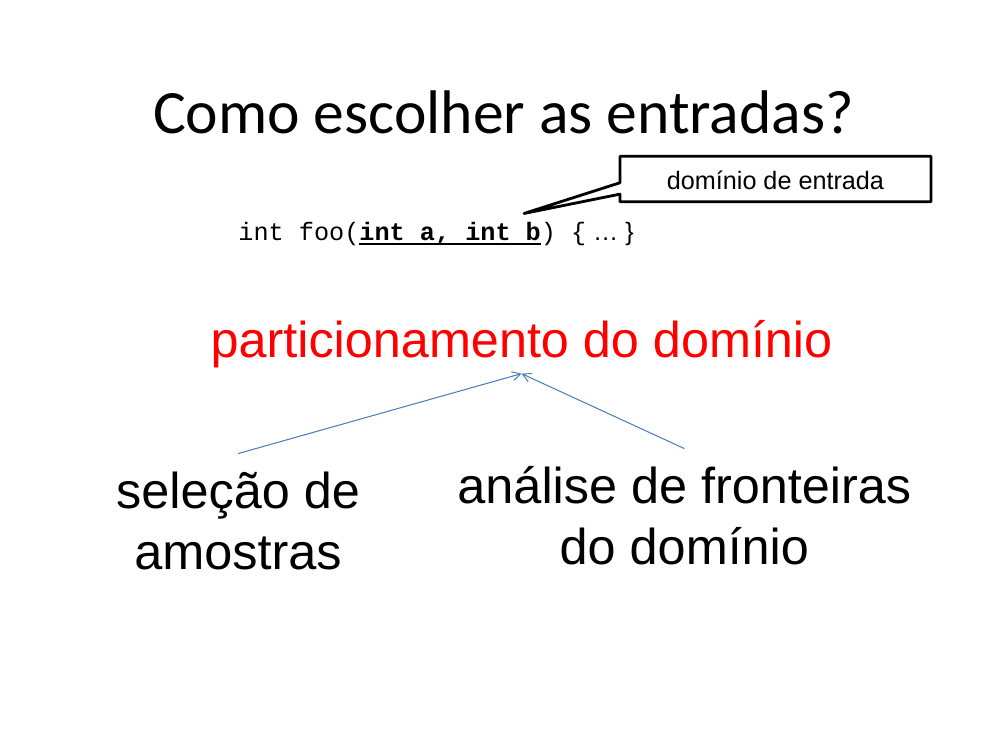
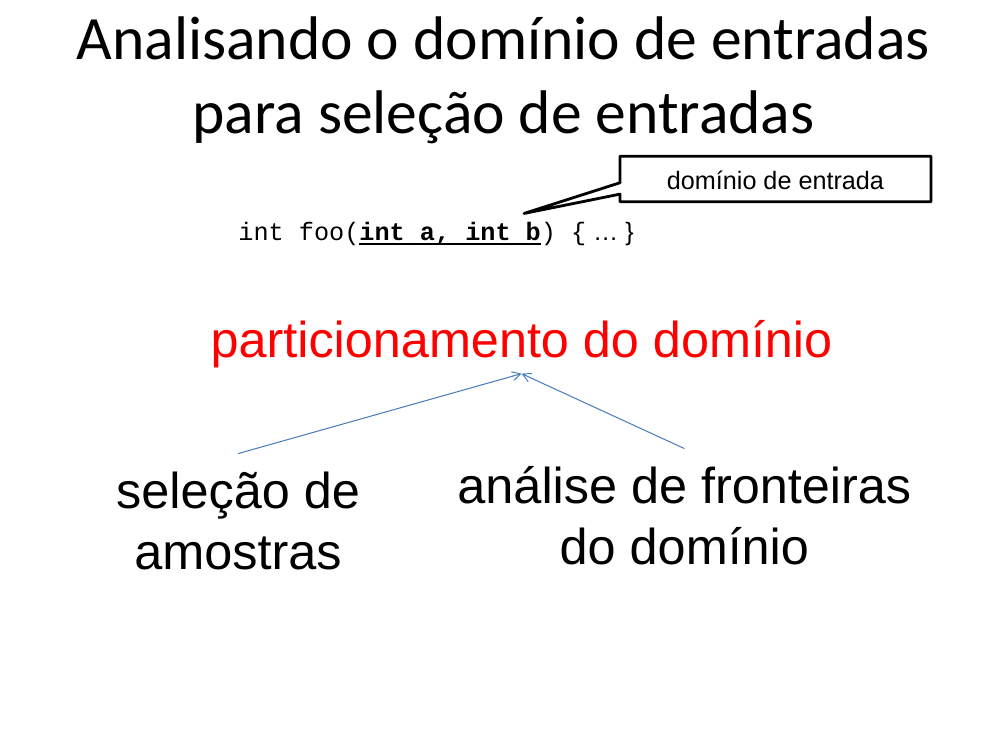
Before and after one commit to STAR-RG/testing-cin, a slide deck: slide 140 of slides.pptx (slide 141 before the commit). Drawn at 1008x756 pixels with LibreOffice and Linux fonts; fonts in the diff are those of the drawing. Boxes give left, top, right and bottom in pixels: in the first picture for what was removed or moved away, otherwise in the second. Text is boxed around its words. In the diff, an @@ line names an element or a change of style, - is before the commit and + after.

```diff
--- a/slides.pptx
+++ b/slides.pptx
@@ text at [77,16,930,144]: text changed @@
-Como escolher as entradas?
+Analisando o domínio de entradas para seleção de entradas
```
Also in this commit, not shown: 4 other slides changed, 4 slides added, 2 slides removed.
